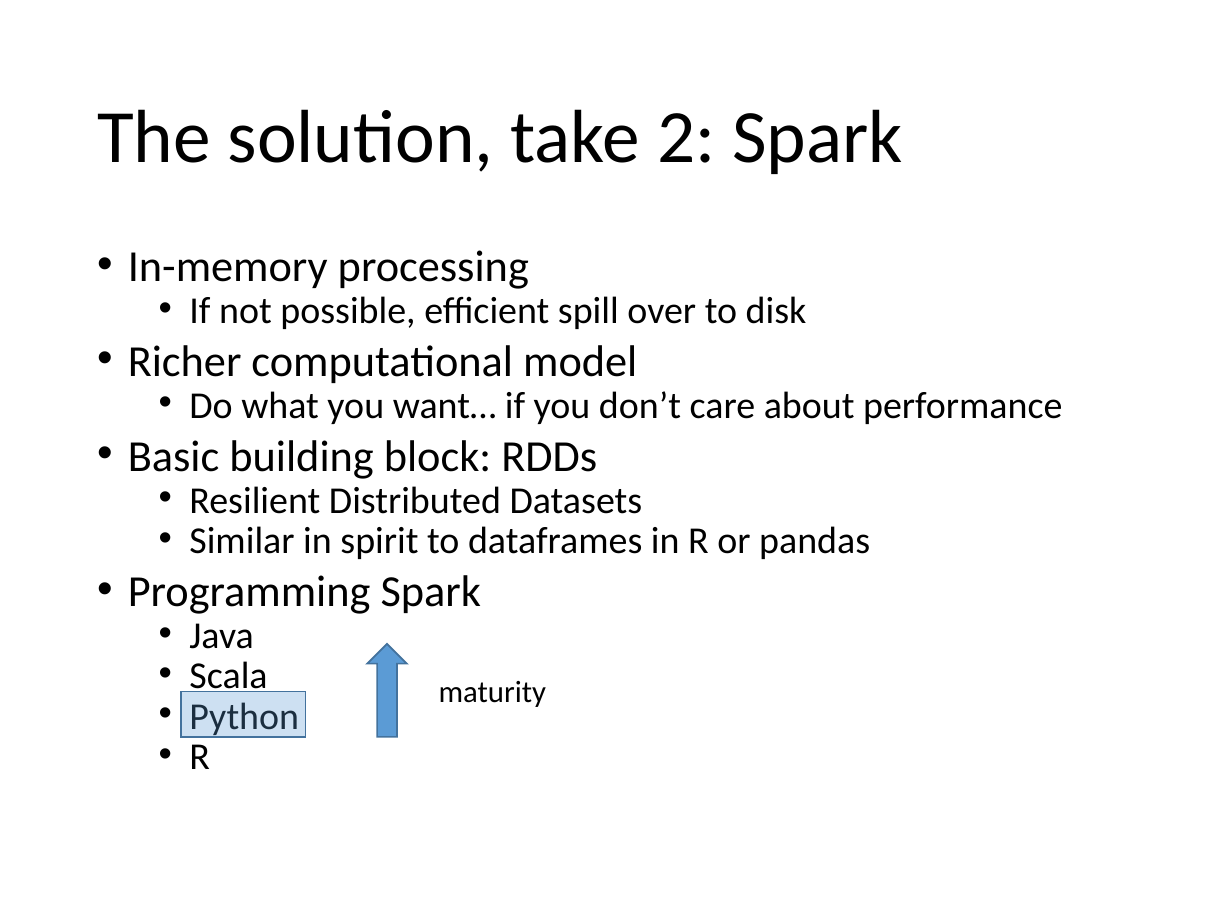
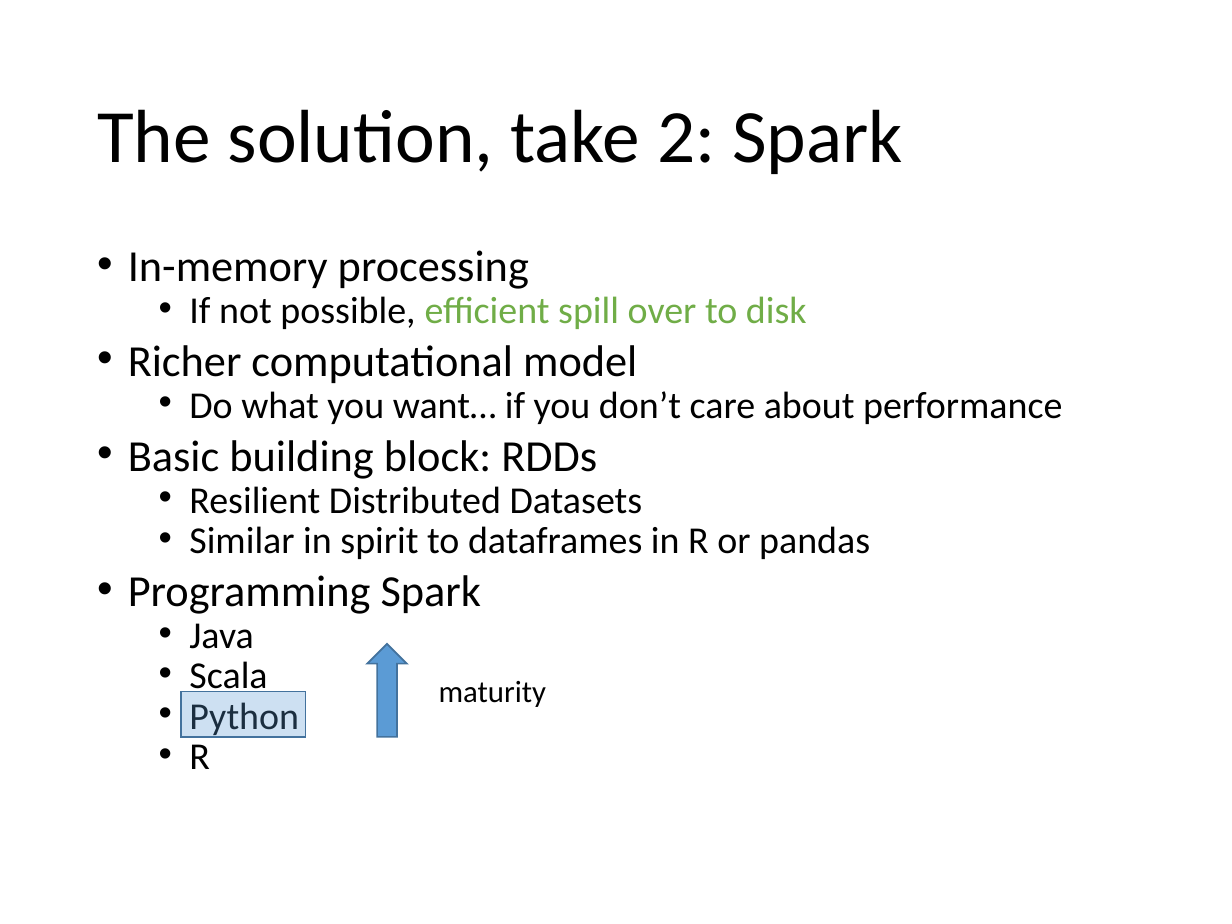
Before and after one commit to bramvdh91/training-material, a slide deck: slide 165 of Python/python_hpc.pptx. Drawn at 1232x924 pixels with LibreOffice and Linux fonts; fonts in the diff are those of the drawing. Boxes give left, top, right and bottom in pixels: in the first picture for what was removed or moved away, otherwise in the second. Text is boxed around its words. In the diff, an @@ line names an element or a change of style, - is before the commit and + after.

```diff
--- a/Python/python_hpc.pptx
+++ b/Python/python_hpc.pptx
@@ text at <box>189,296,807,329</box>: text colour #000000 to #70AD47 in "efficient spill over to disk" @@
```
Also in this commit, not shown: 15 other slides changed.
